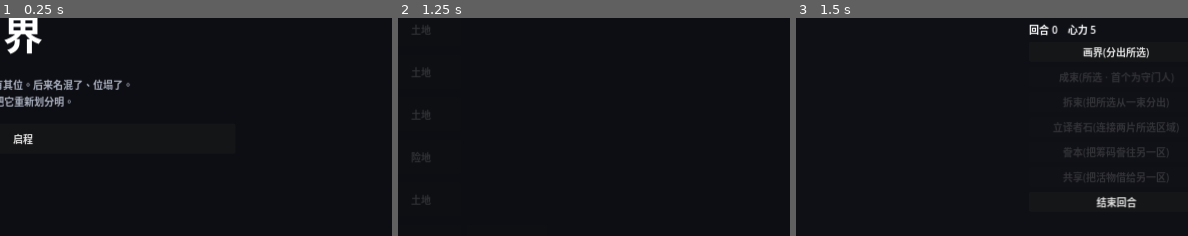
Above: before the commit, frames 1-3 (left to right).
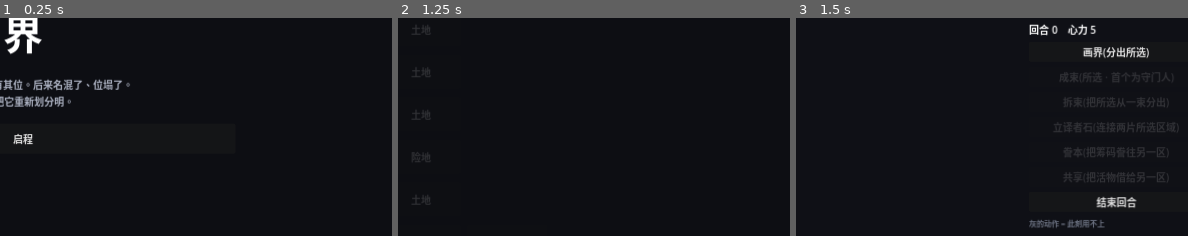
Above: after the commit, the same moments.

Repository: HelloKuoty/bounds
Game: Godot game, scene res://scenes/main/Main.tscn
Same seed, same stepped clock (60 frames per second), same inputs: the game is played once before the commit and once after it.
Inputs:
- Up to frame 1 (0.25 s): no input
- Up to frame 2 (1.25 s): click "启程" at 0.5 s
- Up to frame 3 (1.5 s): click "土地" at 1.25 s
The pictures show only the part of the screen within x 47-97%, y 35-85%; the shares and areas given below are measured in that part.

Frames 1-2 are identical in both runs. In frame 3, 0.4% of the frame differs, in the area x 59-79%, y 92-97%.

Commit message:
iter-04: legend explaining why action buttons dim (and ending-line confirmed)
A persistent HUD legend "灰的动作 = 此刻用不上" resolves 林晚's complaint that
dimmed buttons gave no reason — dimming means "no situation needs it now" (out-of-
care is a separate path). Confirmed the finale shows the plain-language closing
reflection. 72 tests green.

Co-Authored-By: Claude Opus 4.8 (1M context) <noreply@anthropic.com>

Diff:
--- a/scripts/ui/territory_view.gd
+++ b/scripts/ui/territory_view.gd
@@ -18,7 +18,7 @@
 	"心力已尽 —— 切得太多了",
 	"选中同属一束的几样,再分出去", "这些还没成束,无从拆起", "得给原束留一些",
 	"誊本只对筹码;请先选一枚筹码", "再选一样在目标区域里的东西", "共享请先选一样活物",
-	"再走一程",
+	"再走一程", "灰的动作 = 此刻用不上",
 ]
 const PALETTE := [
 	Color("23303f"), Color("3a2f23"), Color("23402f"), Color("3a2336"), Color("2f2f44"), Color("403a23"),
@@ -186,6 +186,10 @@
 	for key in ["wall", "bundle", "split", "translator", "copy", "share"]:
 		hud.add_child(_verb_btns[key])
 	hud.add_child(_button("结束回合", _on_end_turn))
+
+	var legend := _label("灰的动作 = 此刻用不上", Color("6a7080"))
+	legend.add_theme_font_size_override("font_size", 12)
+	hud.add_child(legend)
 
 	_hint = Label.new()
 	_hint.autowrap_mode = TextServer.AUTOWRAP_WORD_SMART
Not shown, changed: docs/index.html
Not shown, changed: docs/index.pck
Not shown, added: team/iterations/iter-04.md
